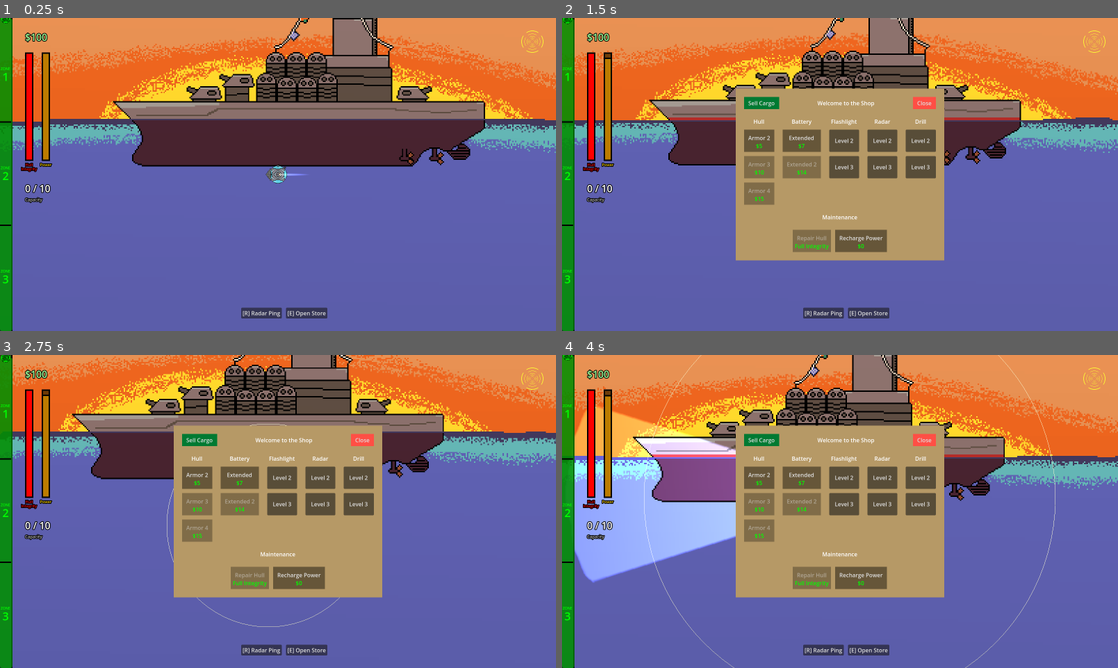
Above: before the commit, frames 1-4 (two rows, left to right).
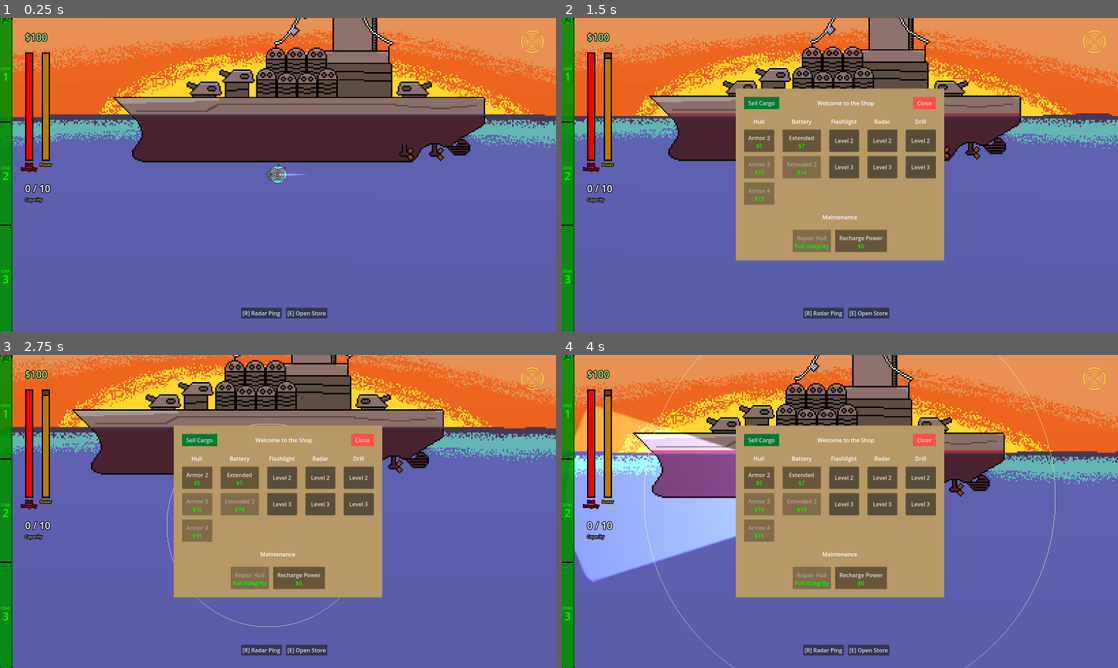
Above: after the commit, the same moments.

Repository: deruitda/ludum-dare-57
Game: Godot game, scene res://scenes/main.tscn
Two runs of this game, one before a commit and one after it. Both use one fixed random seed, a clock stepped at 60 frames per second and the inputs below.
Inputs:
- Up to frame 1 (0.25 s): no input
- Up to frame 2 (1.5 s): tap Enter at 0.5 s; hold D (move_right) 0.53-1.28 s; tap R at 0.6 s; hold S (move_down) from 1.28 s (still down); tap E at 1.35 s
- Up to frame 3 (2.75 s): release S (move_down) at 2.03 s; hold D (move_right) from 2.03 s (still down); tap F at 2.1 s
- Up to frame 4 (4 s): release D (move_right) at 2.78 s; hold W (move_up) 2.78-3.53 s; tap R at 2.85 s; hold A (move_left) from 3.53 s (still down); tap E at 3.6 s

The runs differ from the first frame. In frame 1, 14% of the frame differs, in the area x 0-100%, y 0-49%; in frame 2, 11%; in frame 3, 12%; in frame 4, 11%.

Commit message:
fixing drill

Diff:
--- a/scenes/submarine/submarine_body.gd
+++ b/scenes/submarine/submarine_body.gd
@@ -2,6 +2,7 @@
 @export var speed = 400
 
 @export var move_to_center_component: MoveToCenterComponent
+@onready var ship_light: PointLight2D = $ShipLight
 
 @export var velocity_component: VelocityComponent
 @export var edge_detector: EdgeDetector
@@ -24,37 +25,35 @@
 	SignalBus.set_current_depth.emit(current_depth)
 
 func _physics_process(delta: float):
-	#if not direction_input == Vector2.ZERO:
-		#print("no direction")
-	#else:
-		#print("direction")
 	drill.set_current_input_direction(direction_input)
 	apply_rotation()
+	if current_depth < 0.4:
+		velocity_component.apply_gravity(delta)
+	else:
+		move_to_center_component.set_current_position_value(global_position)
+		move_to_center_component.set_current_velocity(velocity)
 
-	move_to_center_component.set_current_position_value(global_position)
-	move_to_center_component.set_current_velocity(velocity)
+		if drill.is_actively_drilling:
+			move_to_center_component.set_current_input_direction(Vector2.ZERO)
+			move_to_center_component.set_must_move_to_center()
+		elif not drill.drilling_direction == direction_input:
+			var edge_directions: Array[Vector2] = edge_detector.get_edge_directions()
+			for edge_direction in edge_directions:
+				velocity_component.set_collision_direction(edge_direction)
 
-	if drill.is_actively_drilling:
-		move_to_center_component.set_current_input_direction(Vector2.ZERO)
-		move_to_center_component.set_must_move_to_center()
-	elif not drill.drilling_direction == direction_input:
-		var edge_directions: Array[Vector2] = edge_detector.get_edge_directions()
-		for edge_direction in edge_directions:
-			velocity_component.set_collision_direction(edge_direction)
+				if edge_directions.size() > 0:
+					move_to_center_component.set_must_move_to_center()
 
-			if edge_directions.size() > 0:
-				move_to_center_component.set_must_move_to_center()
+		hull.update_depth(current_depth, delta)
+		GameState.update_depth(current_depth)
+		modulate_jet_light()
+		velocity_component.set_current_rotation(rotation_degrees)
 
-	hull.update_depth(current_depth, delta)
-	GameState.update_depth(current_depth)
-	modulate_jet_light()
-	velocity_component.set_current_rotation(rotation_degrees)
-
-	if move_to_center_component.is_currently_centering:
-		var move_to_center_velocity: Vector2 = move_to_center_component.get_velocity_to_center()
-		velocity_component.set_velocity(move_to_center_velocity)
-	elif not drill.is_actively_drilling:
-		velocity_component.apply_move(direction_input, delta)
+		if move_to_center_component.is_currently_centering:
+			var move_to_center_velocity: Vector2 = move_to_center_component.get_velocity_to_center()
+			velocity_component.set_velocity(move_to_center_velocity)
+		elif not drill.is_actively_drilling:
+			velocity_component.apply_move(direction_input, delta)
 
 	velocity_component.do_character_move(self)
 
@@ -95,6 +94,19 @@
 	elif left_right_vector == Vector2.RIGHT:
 		rotation_degrees = 180.0
 
+func apply_depth_effects():
+	apply_ship_light()
+
+
+func apply_ship_light():
+	if current_depth >= 20:
+		ship_light.enabled = true
+		var energy = ship_light.energy
+		var lerped = lerp(energy, max_light_energy, 0.1)
+		ship_light.energy = lerped
+	else:
+		ship_light.enabled = false
+		ship_light.energy = 0
 func _ready() -> void:
 	drill._on_drilling_aborted.connect(_on_drilling_aborted)
 	drill._on_drilling_started.connect(_on_drilling_started)
